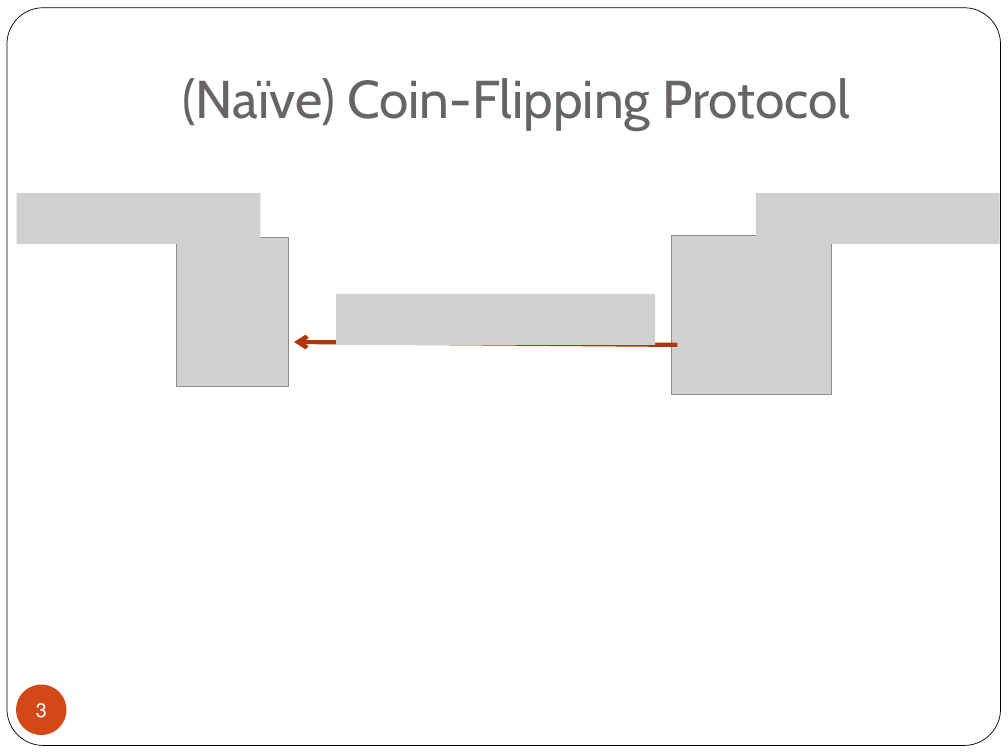
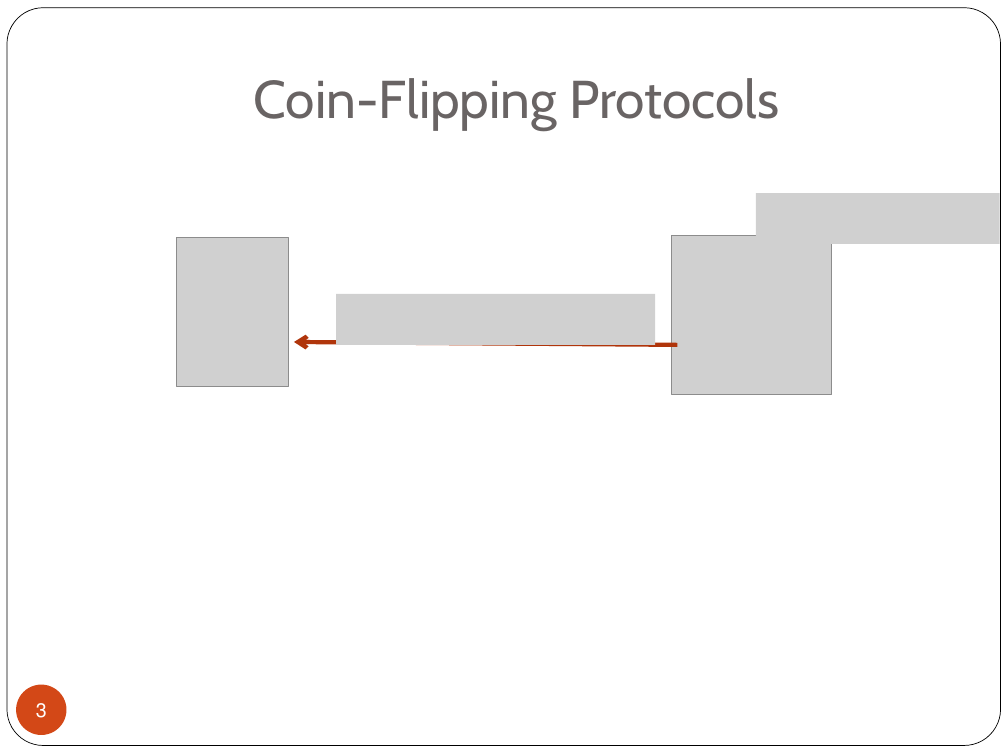
Before and after one commit to iftachh/MyHomepage, a slide deck: slide 3 of papers/CoinFlipping/Seminar.pptx. Drawn at 1008x756 pixels with LibreOffice and Linux fonts; fonts in the diff are those of the drawing; grey boxes stand for pictures. Boxes give left, top, right and bottom in pixels: in the first picture for what was removed or moved away, otherwise in the second. Text is boxed around its words. In the diff, an @@ line names an element or a change of style, - is before the commit and + after.

```diff
--- a/papers/CoinFlipping/Seminar.pptx
+++ b/papers/CoinFlipping/Seminar.pptx
@@ text at [254, 78, 779, 130]: text changed @@
-(Naïve) Coin-Flipping Protocol
+Coin-Flipping Protocols
@@ picture removed at [17, 194, 261, 244] @@
```
Also in this commit, not shown: 20 other slides changed, 1 slide added, 4 slides removed.
